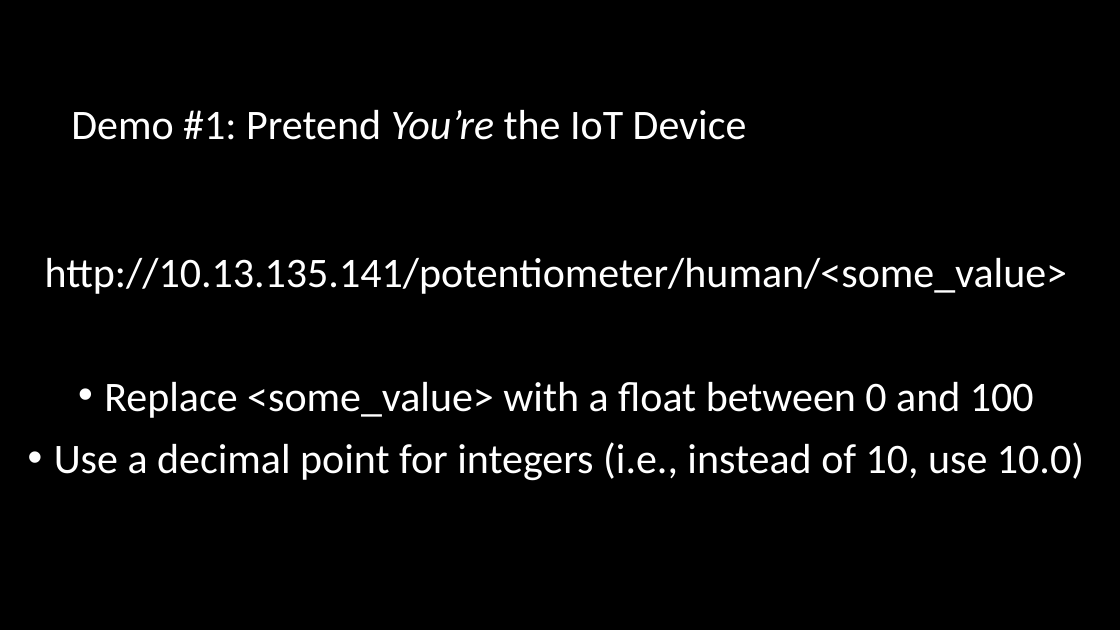
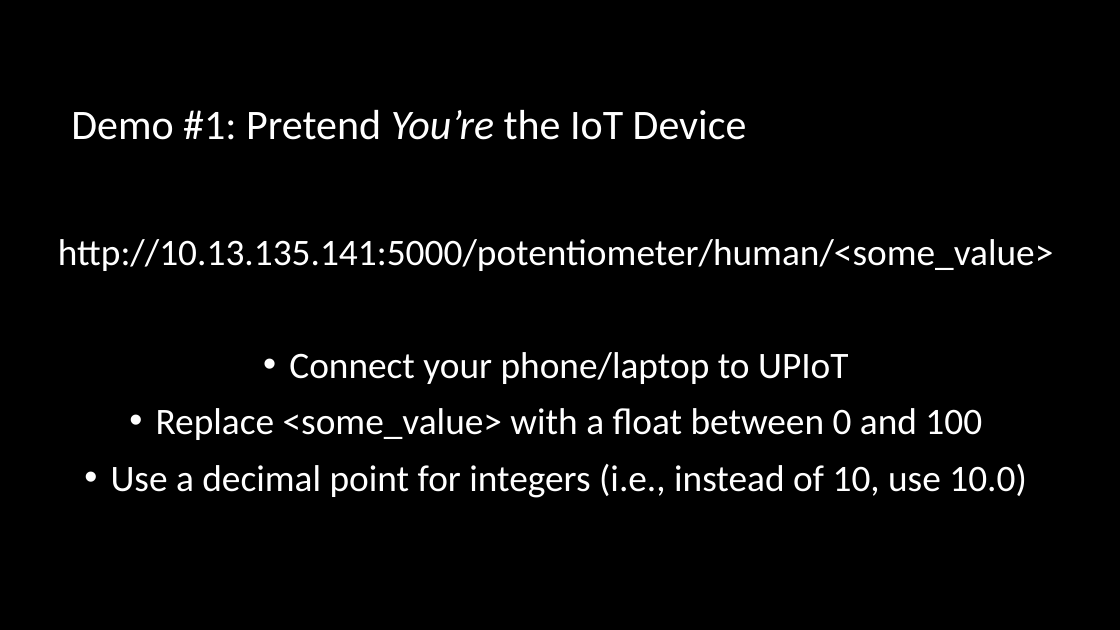
Before and after one commit to uyechi23/FlaskESP32ConceptDemo, a slide deck: slide 6 of FlaskESP32ConceptDemo.pptx. Drawn at 1120x630 pixels with LibreOffice and Linux fonts; fonts in the diff are those of the drawing; background and template pictures are left out. Boxes give left, top, right and bottom in pixels: in the first picture for what was removed or moved away, otherwise in the second. Text is boxed around its words. In the diff, an @@ line names an element or a change of style, - is before the commit and + after.

Commit message:
Modified PowerPoint Slides

```diff
--- a/FlaskESP32ConceptDemo.pptx
+++ b/FlaskESP32ConceptDemo.pptx
@@ text at (58, 239, 1053, 384): text changed; size 36 to 32 pt @@
-http://10.13.135.141/potentiometer/human/<some_value>
+http://10.13.135.141:5000/potentiometer/human/<some_value>
+• Connect your phone/laptop to UPIoT
@@ text at (111, 408, 1027, 498): size 36 to 32 pt in "Replace <some_value> with a float between 0 ...", "Use a decimal point for integers (i.e., ..." @@
```
Also in this commit, not shown: 3 other slides changed.
